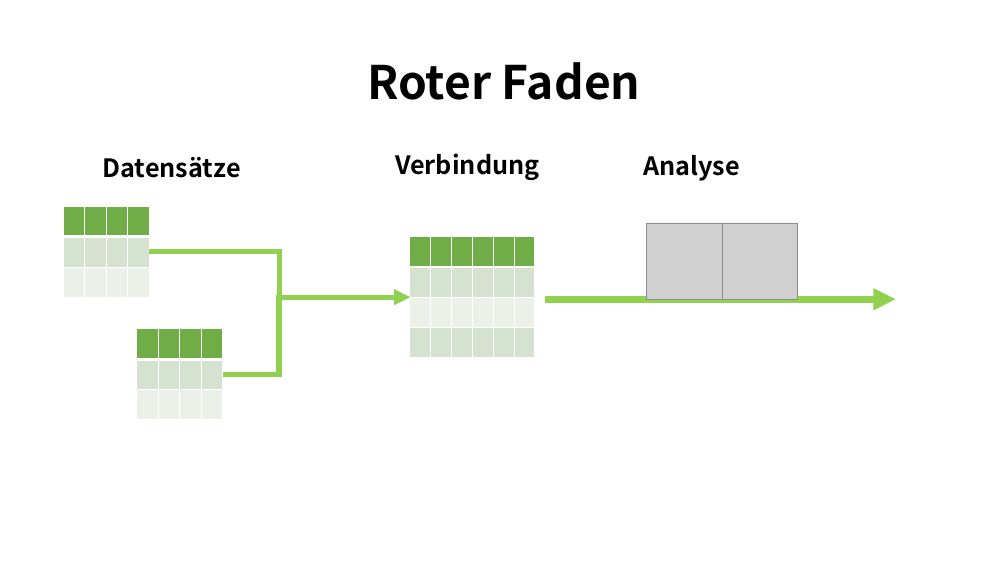
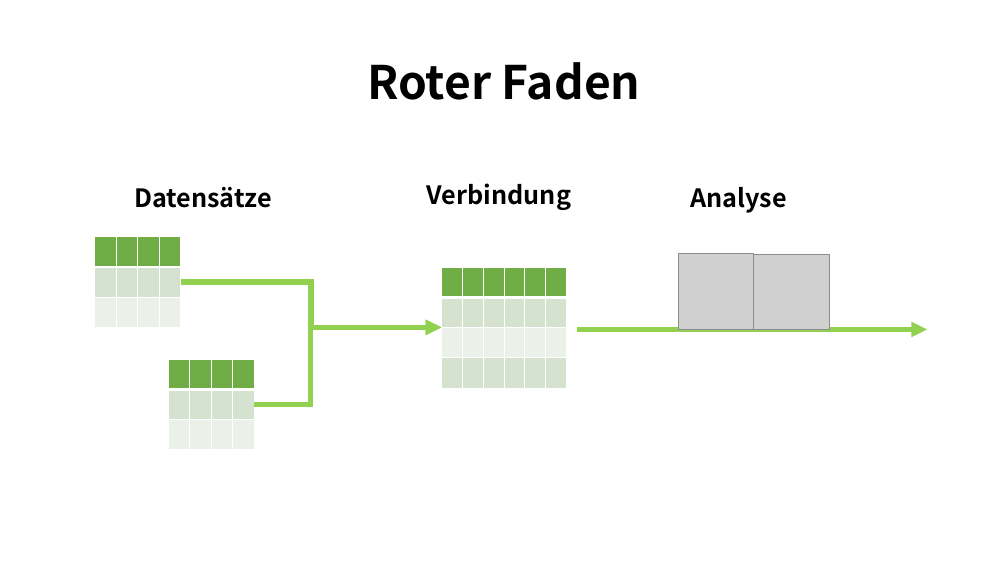
Before and after one commit to eric-kaufmann/spotify_analysis, a slide deck: slide 2 of spotify_analysis.pptx. Drawn at 1008x567 pixels with LibreOffice and Linux fonts; fonts in the diff are those of the drawing; grey boxes stand for pictures. Boxes give left, top, right and bottom in pixels: in the first picture for what was removed or moved away, otherwise in the second. Text is boxed around its words. In the diff, an @@ line names an element or a change of style, - is before the commit and + after.

```diff
--- a/spotify_analysis.pptx
+++ b/spotify_analysis.pptx
@@ text "Analyse": place and size @@
-text "Analyse" at [643,155,740,181]
+text "Analyse" at [690,187,787,213]
@@ 3 tables, 2 pictures, 2 texts, 2 elbow arrows, 1 arrow: place and size @@
-3 tables, 2 pictures, 2 texts, 2 elbow arrows, 1 arrow at [63,153,896,420]
+3 tables, 2 pictures, 2 texts, 2 elbow arrows, 1 arrow at [95,183,927,450]
@@ arrow (577, 330) - (927, 330): stroke #92D050 7 pt to #92D050 5 pt @@
```
Also in this commit, not shown: 8 other slides changed, 4 slides removed.
